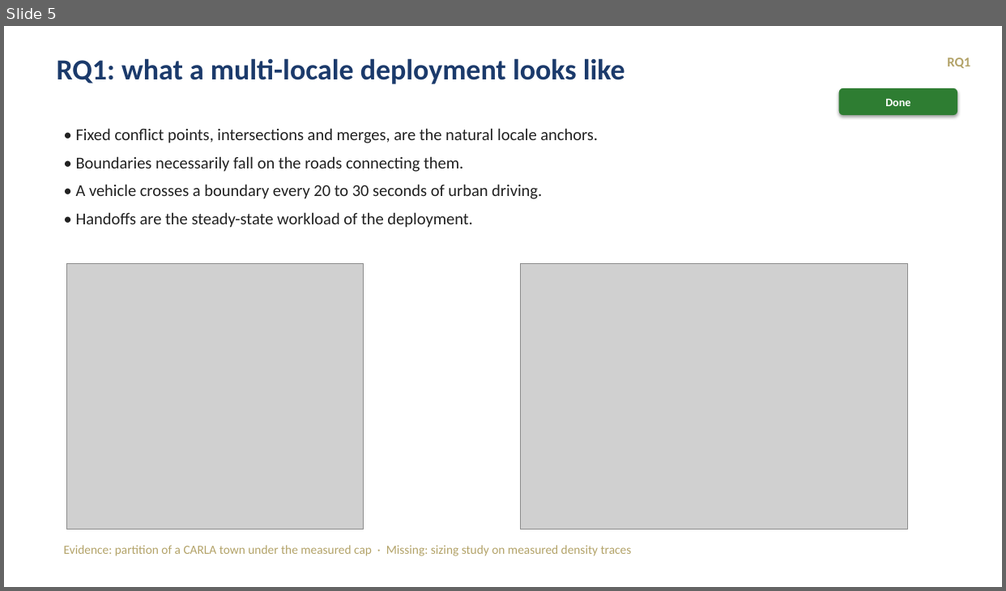
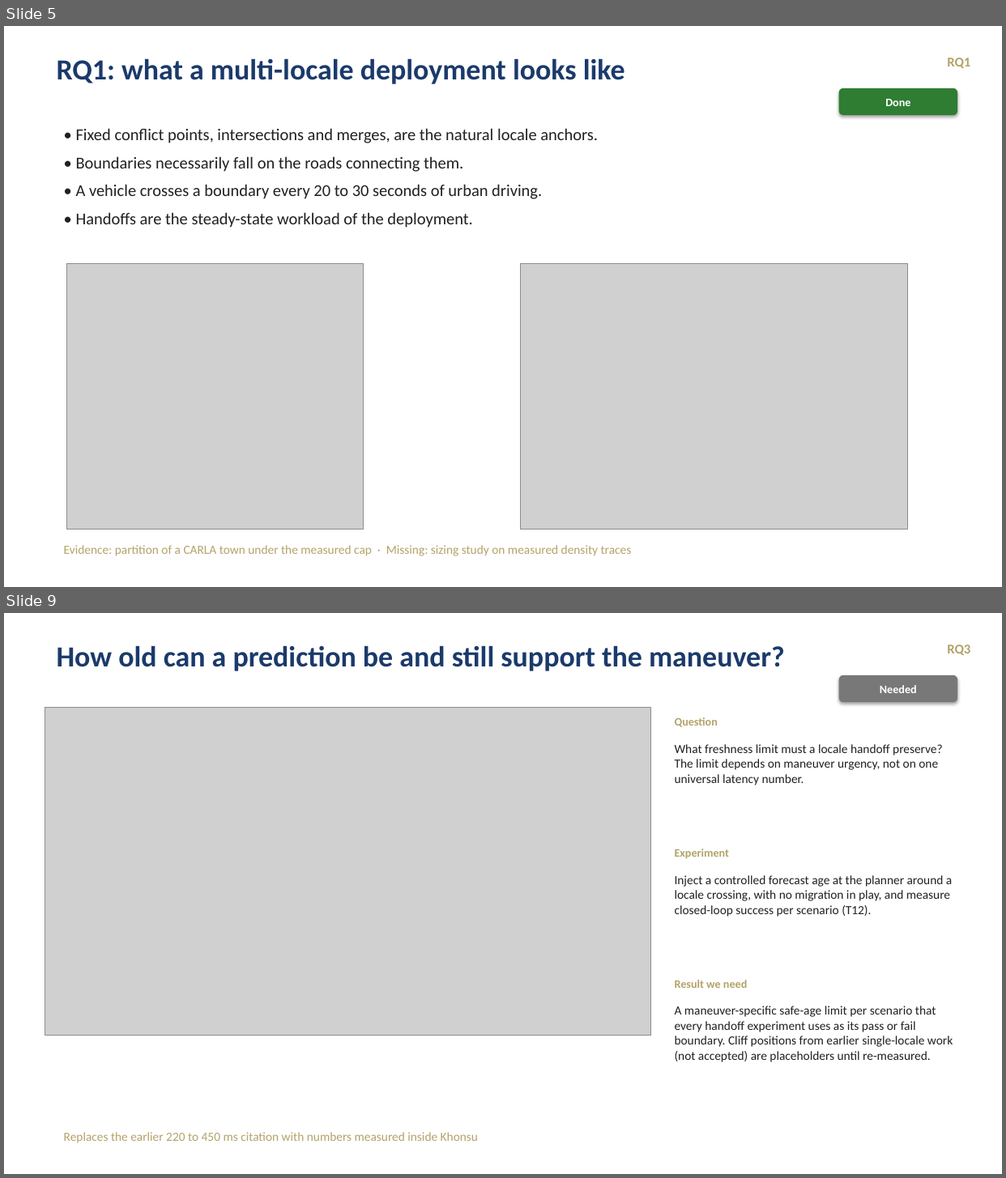
Before and after one commit to tlandle/eCAV, a slide deck: docs/kb/decks/khonsu_story_2026-09-04.pptx. Shown one above the other, each under a label of ours: slide 5 before the commit, slides 5 and 9 after it; the slides between them are not shown. The pictures are 1006x591 and 1006x1178 pixels, drawn with LibreOffice and Linux fonts; fonts in the diff are those of the drawing; grey boxes stand for pictures. Boxes give left, top, right and bottom in pixels: in the first picture for what was removed or moved away, otherwise in the second. Text is boxed around its words. In the diff, an @@ line names an element or a change of style, - is before the commit and + after.

Commit message:
KB deck baseline: v6 with illustrative figures

```diff
--- a/docs/kb/decks/khonsu_story_2026-09-04.pptx
+++ b/docs/kb/decks/khonsu_story_2026-09-04.pptx
@@ slide 9 added at (4,613,1002,1174), background #FFFFFF @@
@@ text added at (57,645,785,671), 28 pt, text #1B3A6B, bold @@
+How old can a prediction be and still support the maneuver?
@@ text added at (947,645,970,655), 13 pt, text #B3A369, bold @@
+RQ3
@@ rounded rectangle added at (839,675,957,702), fill #787878, 11 pt, text #FFFFFF, bold @@
+Needed
@@ picture added at (45,707,651,1035) @@
@@ text added at (675,717,718,727), 11 pt, text #B3A369, bold @@
+Question
@@ text added at (675,744,943,786), 12 pt, text #212121 @@
+What freshness limit must a locale handoff preserve? The limit depends on maneuver urgency, not on one universal latency number.
@@ text added at (675,849,730,858), 11 pt, text #B3A369, bold @@
+Experiment
@@ text added at (675,875,952,917), 12 pt, text #212121 @@
+Inject a controlled forecast age at the planner around a locale crossing, with no migration in play, and measure closed-loop success per scenario (T12).
@@ text added at (675,980,747,988), 11 pt, text #B3A369, bold @@
+Result we need
@@ text added at (675,1006,953,1063), 12 pt, text #212121 @@
+A maneuver-specific safe-age limit per scenario that every handoff experiment uses as its pass or fail boundary. Cliff positions from earlier single-locale work (not accepted) are placeholders until re-measured.
@@ text added at (64,1132,478,1144), 12 pt, text #B3A369 @@
+Replaces the earlier 220 to 450 ms citation with numbers measured inside Khonsu
```
Also in this commit, not shown: 12 slides changed, 7 other slides added, 3 slides removed.
